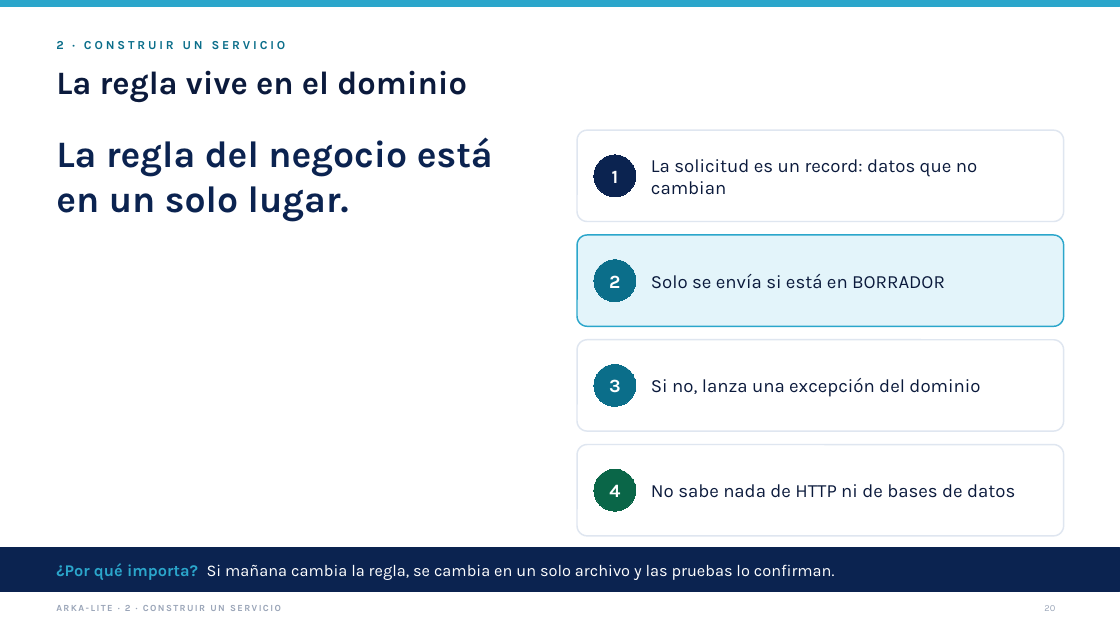
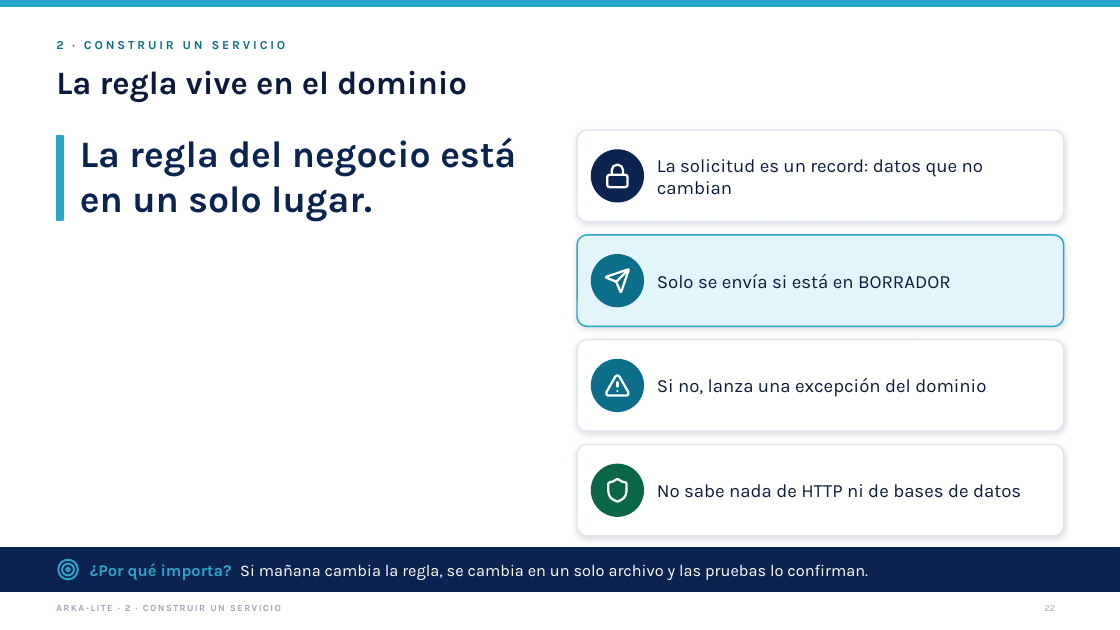
Before and after one commit to jfranceschi-dev/arka-lite, a slide deck: slide 22 of docs/presentation-data/pptx/ARKA-Lite-ejecutivo.pptx (slide 20 before the commit). Drawn at 1120x630 pixels with LibreOffice and Linux fonts; fonts in the diff are those of the drawing. Boxes give left, top, right and bottom in pixels: in the first picture for what was removed or moved away, otherwise in the second. Text is boxed around its words. In the diff, an @@ line names an element or a change of style, - is before the commit and + after.

```diff
--- a/docs/presentation-data/pptx/ARKA-Lite-ejecutivo.pptx
+++ b/docs/presentation-data/pptx/ARKA-Lite-ejecutivo.pptx
@@ rectangle added at <box>56,136,63,220</box>, fill #2BA6CB, outline #2BA6CB 1 pt @@
@@ text "La regla del negocio está ...": place and size @@
-text "La regla del negocio está ..." at <box>56,137,493,222</box>
+text "La regla del negocio está ..." at <box>80,137,516,222</box>
@@ text "La solicitud es un record: ...": place and size @@
-text "La solicitud es un record: ..." at <box>651,159,977,195</box>
+text "La solicitud es un record: ..." at <box>657,159,983,195</box>
@@ ellipse added at <box>592,150,644,202</box>, fill #0B2350, outline #0B2350 1 pt @@
@@ ellipse removed at <box>594,155,636,197</box> @@
-1
@@ freeform shape added at <box>604,162,631,189</box>, outline #FFFFFF 1.93 pt @@
@@ text "Solo se envía si está ...": place and size @@
-text "Solo se envía si está ..." at <box>651,274,945,289</box>
+text "Solo se envía si está ..." at <box>657,274,951,289</box>
@@ ellipse added at <box>592,255,644,307</box>, fill #0B6E8A, outline #0B6E8A 1 pt @@
@@ ellipse removed at <box>594,260,636,302</box> @@
-2
@@ freeform shape added at <box>604,267,631,294</box>, outline #FFFFFF 1.93 pt @@
@@ text "Si no, lanza una excepción ...": place and size @@
-text "Si no, lanza una excepción ..." at <box>651,378,980,397</box>
+text "Si no, lanza una excepción ..." at <box>657,378,986,397</box>
@@ ellipse added at <box>592,360,644,412</box>, fill #0B6E8A, outline #0B6E8A 1 pt @@
@@ ellipse removed at <box>594,365,636,407</box> @@
-3
@@ freeform shape added at <box>604,372,631,399</box>, outline #FFFFFF 1.93 pt @@
@@ shadow on in 4 elements at <box>577,130,1064,222</box>, <box>577,235,1064,327</box>, <box>577,339,1064,431</box>, <box>577,444,1064,536</box> @@
@@ text "No sabe nada de HTTP ...": place and size @@
-text "No sabe nada de HTTP ..." at <box>651,484,1015,498</box>
+text "No sabe nada de HTTP ..." at <box>657,484,1021,498</box>
@@ ellipse added at <box>592,465,644,517</box>, fill #0A6648, outline #0A6648 1 pt @@
@@ ellipse removed at <box>594,470,636,512</box> @@
-4
@@ freeform shape added at <box>604,477,631,504</box>, outline #FFFFFF 1.93 pt @@
@@ freeform shape added at <box>56,558,80,581</box>, outline #2BA6CB 1.68 pt @@
@@ text "¿Por qué importa? Si mañana ...": place and size @@
-text "¿Por qué importa? Si mañana ..." at <box>56,563,835,580</box>
+text "¿Por qué importa? Si mañana ..." at <box>90,563,868,580</box>
```
Also in this commit, not shown: 77 other slides changed, 15 slides added, 9 slides removed, 46 other files.
